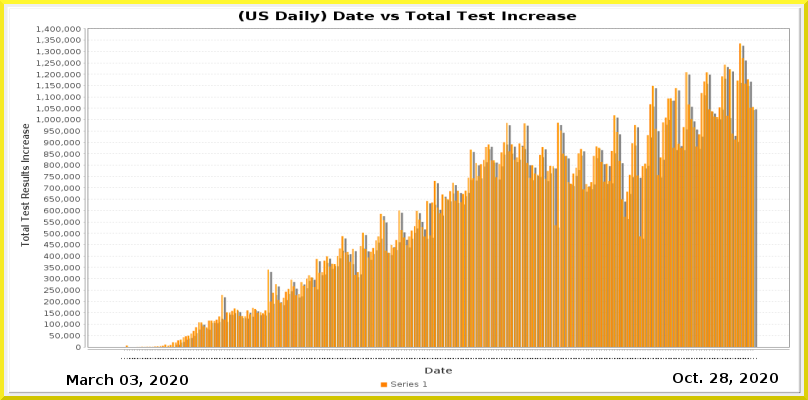
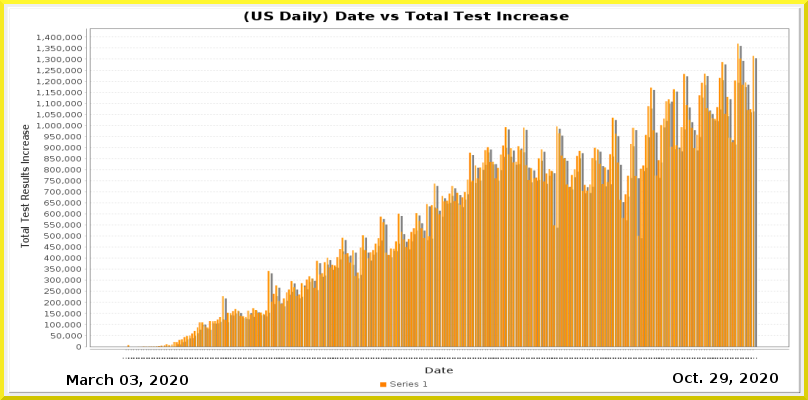
Layered file, before and after one edit (808px x 400px). Changes by layer:
painted on "Current Date" over bbox(720, 373, 728, 383)
painted on "Date_vs_TestIncrease.png" over bbox(9, 8, 801, 394)
